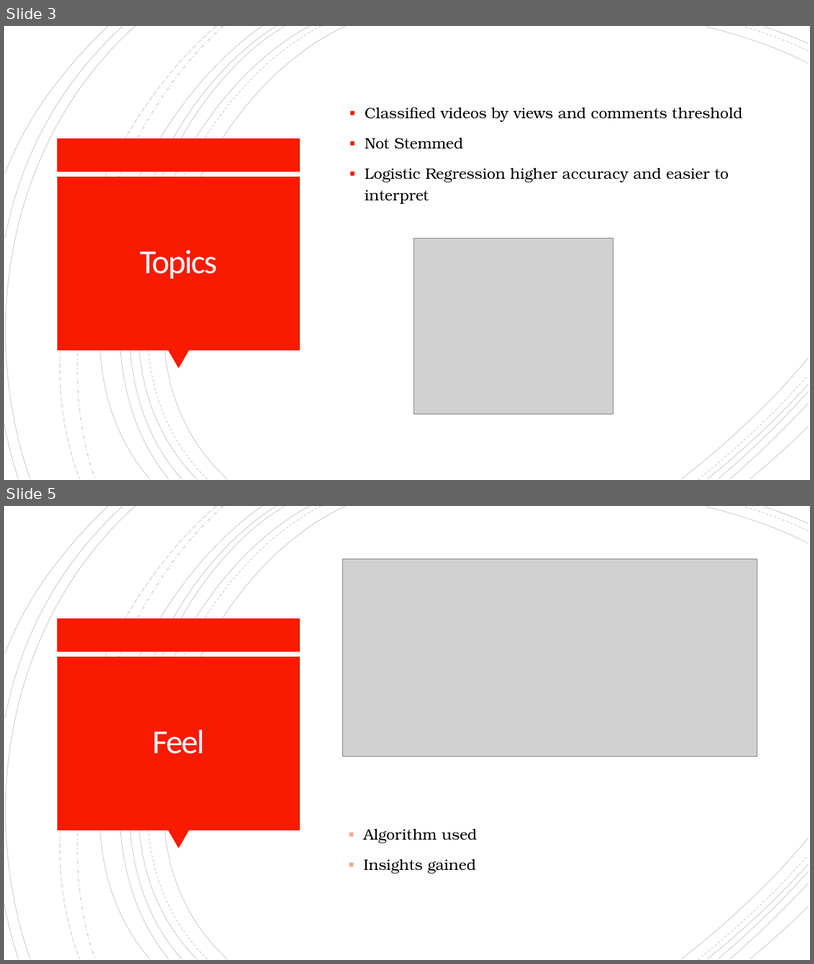
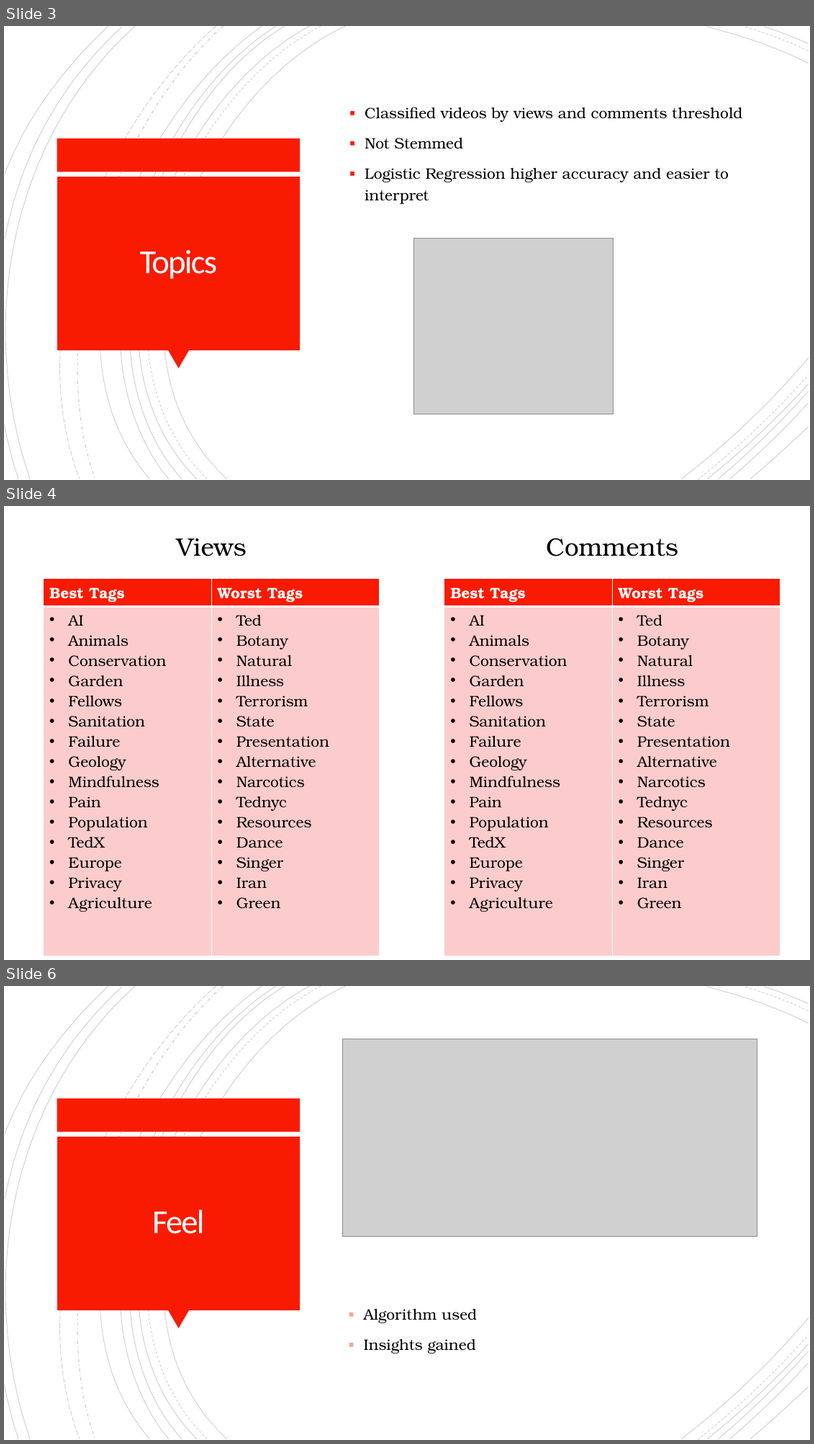
Before and after one commit to reeves17/3360project, a slide deck: Final Presentation.pptx. Shown one above the other, each under a label of ours: slides 3 and 5 before the commit, slides 3, 4 and 6 after it; the slides between them are not shown. The pictures are 814x964 and 814x1444 pixels, drawn with LibreOffice and Linux fonts; fonts in the diff are those of the drawing; grey boxes stand for pictures. Boxes give left, top, right and bottom in pixels: in the first picture for what was removed or moved away, otherwise in the second. Text is boxed around its words. In the diff, an @@ line names an element or a change of style, - is before the commit and + after.

```diff
--- a/Final Presentation.pptx
+++ b/Final Presentation.pptx
@@ slide 4 added at [4,506,810,960], background #FFFFFF @@
@@ text added at [176,538,246,556], 30 pt, text #000000 @@
+Views
@@ text added at [546,538,679,556], 30 pt, text #000000 @@
+Comments
@@ table added at [44,579,380,917], 2 rows, 2 columns @@
+Best Tags | Worst Tags
+AI / Animals / Conservation / Garden / Fellows / Sanitation / Failure / Geology / Mindfulness / Pain / Population / TedX / Europe / Privacy / Agriculture | Ted / Botany / Natural / Illness / Terrorism / State / Presentation / Alternative / Narcotics / Tednyc / Resources / Dance / Singer / Iran / Green
@@ table added at [445,579,781,917], 2 rows, 2 columns @@
+Best Tags | Worst Tags
+AI / Animals / Conservation / Garden / Fellows / Sanitation / Failure / Geology / Mindfulness / Pain / Population / TedX / Europe / Privacy / Agriculture | Ted / Botany / Natural / Illness / Terrorism / State / Presentation / Alternative / Narcotics / Tednyc / Resources / Dance / Singer / Iran / Green
@@ what was slide 5 is now slide 6 @@
```
Also in this commit, not shown: 1 other slide added, 1 slide removed, 1 other file.
